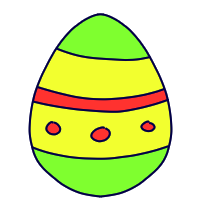
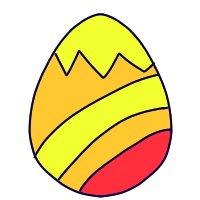
Two versions of the same layered image (w=200, h=200). Layer-by-layer changes:
showed "outline 4" over left=30, top=15, right=171, bottom=192
hid "outline3" over left=30, top=15, right=171, bottom=192
added layer "Kopia Warstwa 12" (1st of 2) above "Kopia Warstwa 12" over left=30, top=15, right=171, bottom=196
hid "Kopia fill" (4th of 4) over left=30, top=15, right=171, bottom=196
